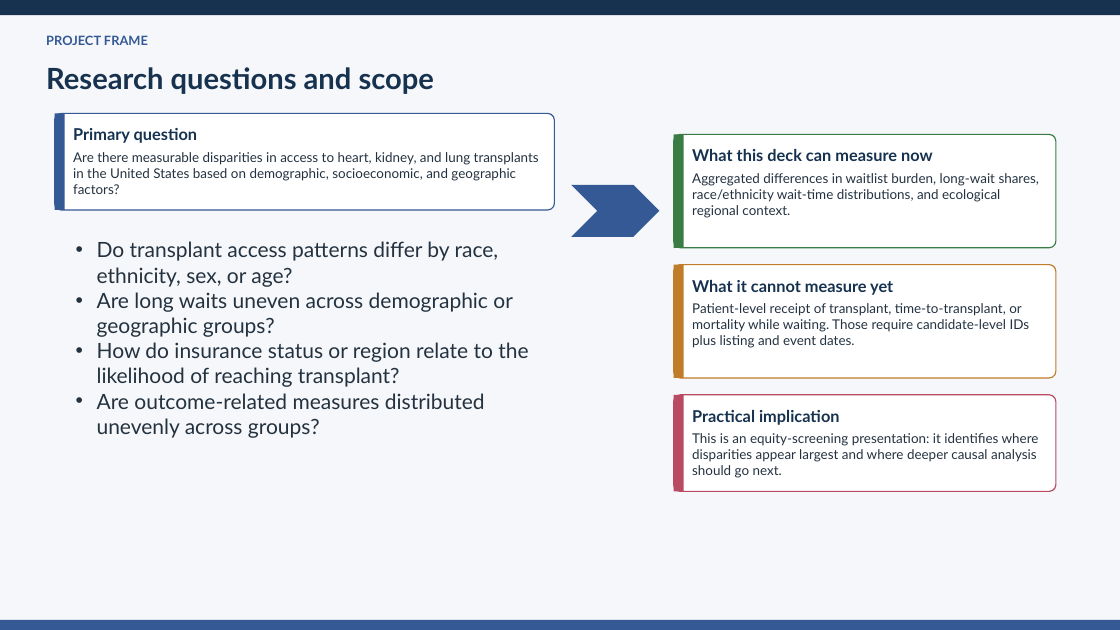
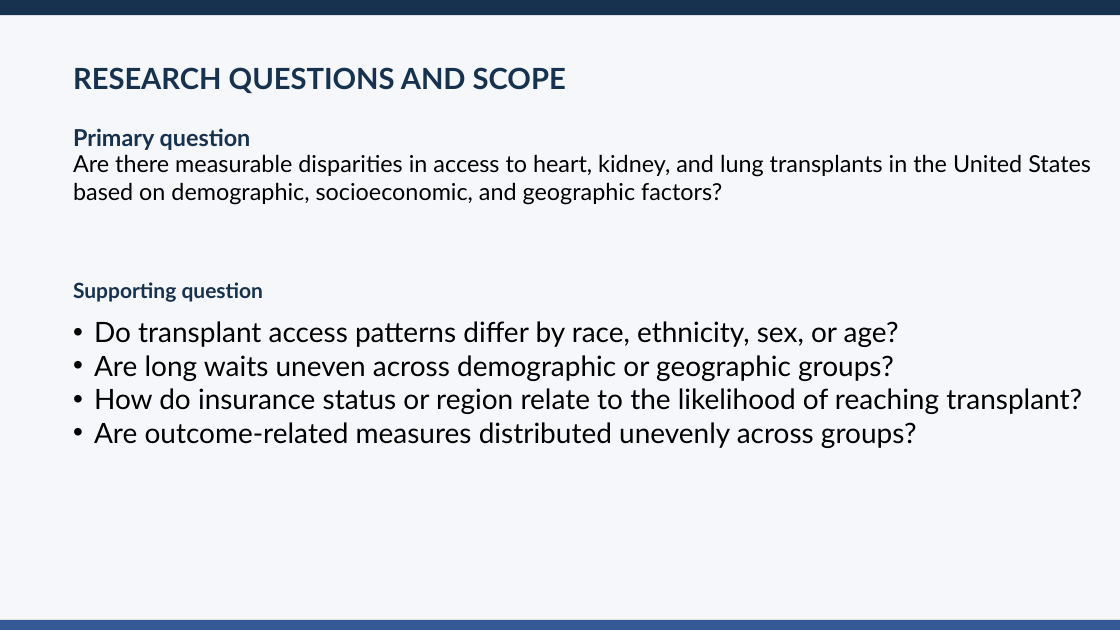
Before and after one commit to ansonrk/Capstone-DA16, a slide deck: slide 2 of DASHBOARD/transplant_equity_capstone_MVP.pptx. Drawn at 1120x630 pixels with LibreOffice and Linux fonts; fonts in the diff are those of the drawing. Boxes give left, top, right and bottom in pixels: in the first picture for what was removed or moved away, otherwise in the second. Text is boxed around its words. In the diff, an @@ line names an element or a change of style, - is before the commit and + after.

Commit message:
Project Final

```diff
--- a/DASHBOARD/transplant_equity_capstone_MVP.pptx
+++ b/DASHBOARD/transplant_equity_capstone_MVP.pptx
@@ text removed at (46, 35, 148, 45) @@
-PROJECT FRAME
@@ text at (73, 67, 566, 93): text changed @@
-Research questions and scope
+RESEARCH QUESTIONS AND SCOPE
@@ rounded rectangle removed at (55, 113, 555, 210) @@
@@ rectangle removed at (55, 113, 65, 210) @@
@@ text "Primary question" at (73, 128, 251, 150): size 14 to 20 pt @@
@@ text "Are there measurable disparities in ..." at (73, 154, 1091, 205): size 11.5 to 20 pt, text colour #243240 to #000000 @@
@@ rounded rectangle removed at (674, 134, 1056, 248) @@
@@ rectangle removed at (674, 134, 684, 248) @@
@@ text removed at (692, 149, 933, 161) @@
-What this deck can measure now
@@ text removed at (692, 173, 1040, 218) @@
-Aggregated differences in waitlist burden, long-wait shares, race/ethnicity wait-time distributions, and ecological regional context.
@@ chevron removed at (571, 185, 660, 237) @@
@@ text "Do transplant access patterns differ ...": place and size @@
-text "Do transplant access patterns differ ..." at (97, 241, 528, 438)
+text "Do transplant access patterns differ ..." at (94, 321, 1082, 448)
@@ text "Do transplant access patterns differ ..." at (94, 321, 1082, 448): size 18 to 24 pt, text colour #243240 to #000000 @@
@@ rounded rectangle removed at (674, 265, 1056, 378) @@
@@ rectangle removed at (674, 265, 684, 378) @@
@@ text added at (73, 282, 264, 302), 18 pt, text #16324F, bold @@
+Supporting question
@@ text removed at (692, 280, 893, 295) @@
-What it cannot measure yet
@@ text removed at (692, 303, 1030, 348) @@
-Patient-level receipt of transplant, time-to-transplant, or mortality while waiting. Those require candidate-level IDs plus listing and event dates.
@@ rounded rectangle removed at (674, 395, 1056, 492) @@
@@ rectangle removed at (674, 395, 684, 492) @@
@@ text removed at (692, 410, 840, 425) @@
-Practical implication
@@ text removed at (692, 433, 1039, 478) @@
-This is an equity-screening presentation: it identifies where disparities appear largest and where deeper causal analysis should go next.
```
Also in this commit, not shown: 14 other slides changed, 6 slides added, 3 slides removed, 1 other file.
